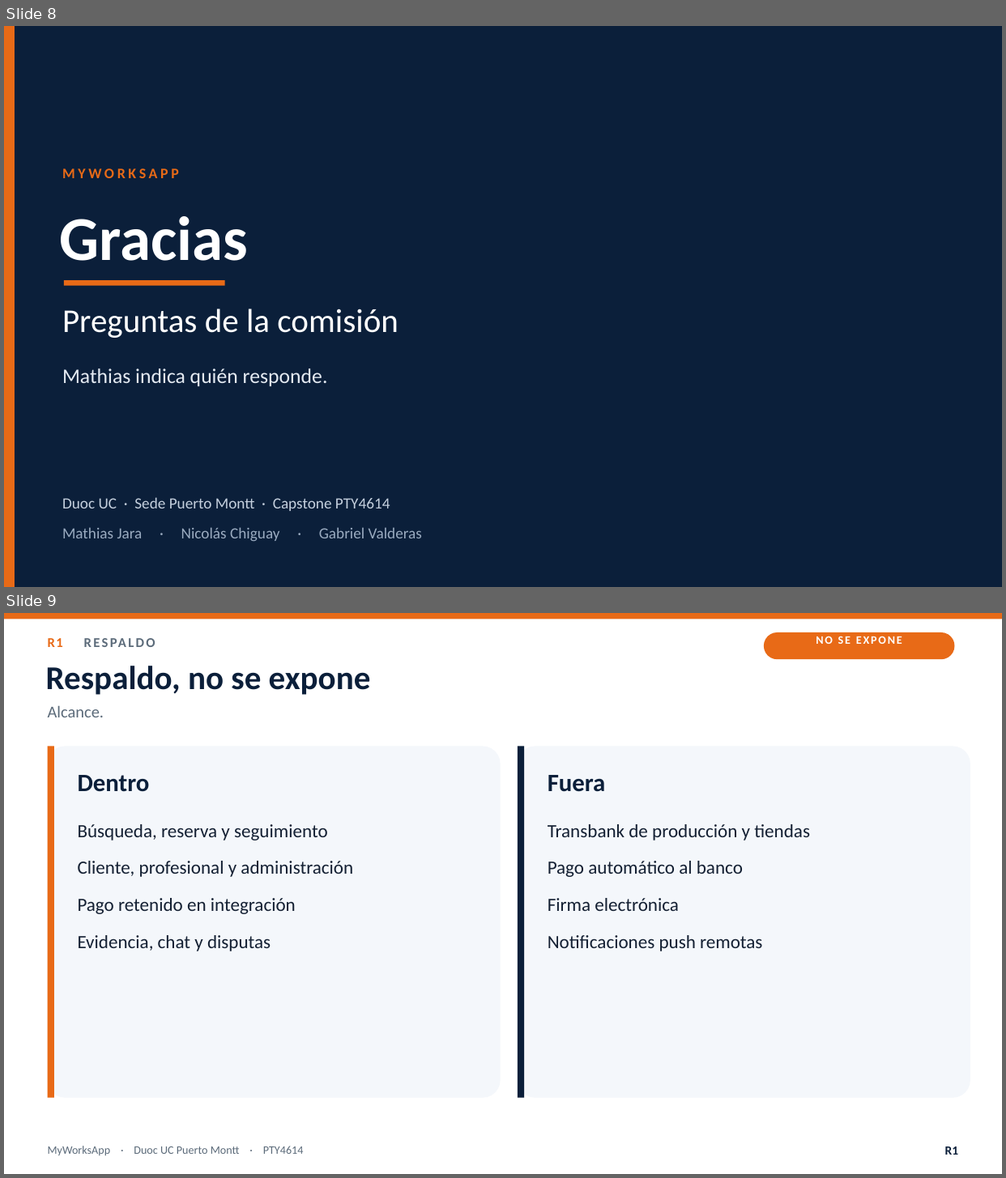
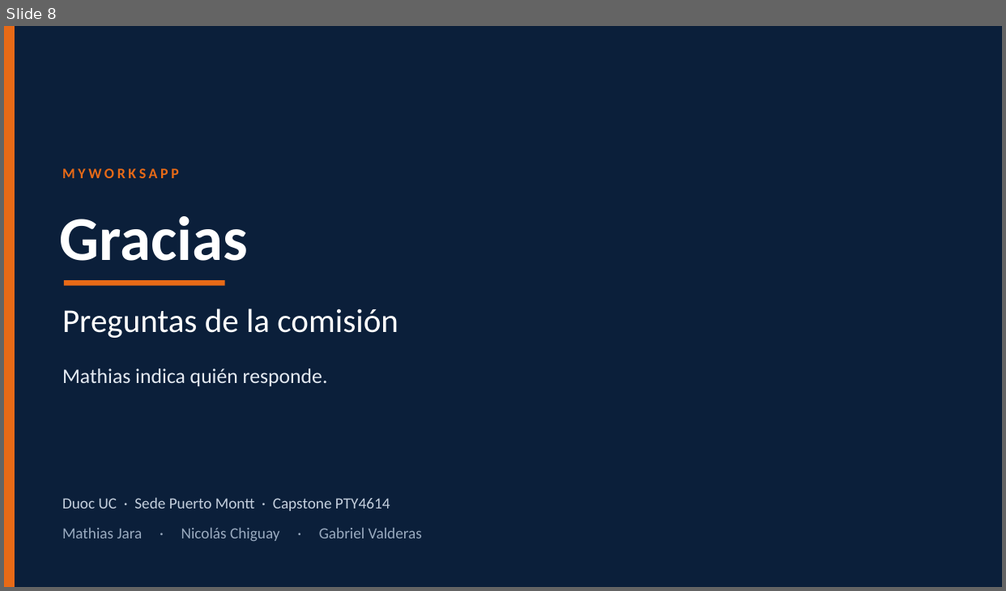
Before and after one commit to MathiasAlejandr0/MyWorksAppProyect, a slide deck: Fase 2/Presentacion_final_MyWorksApp.pptx. Shown one above the other, each under a label of ours: slides 8 and 9 before the commit, slide 8 after it. The pictures are 1006x1178 and 1006x591 pixels, drawn with LibreOffice and Linux fonts; fonts in the diff are those of the drawing. Boxes give left, top, right and bottom in pixels: in the first picture for what was removed or moved away, otherwise in the second. Text is boxed around its words. In the diff, an @@ line names an element or a change of style, - is before the commit and + after.

```diff
--- a/Fase 2/Presentacion_final_MyWorksApp.pptx
+++ b/Fase 2/Presentacion_final_MyWorksApp.pptx
@@ slide 9 removed at (4, 613, 1002, 1174), background #FFFFFF @@
@@ rectangle removed at (4, 613, 1002, 619) @@
@@ rounded rectangle removed at (764, 632, 955, 659) @@
@@ text removed at (816, 636, 902, 644) @@
-NO SE EXPONE
@@ text removed at (48, 638, 63, 647) @@
-R1 RESPALDO
@@ text removed at (46, 666, 371, 695) @@
-Respaldo, no se expone
@@ text removed at (48, 705, 104, 717) @@
-Alcance.
@@ rounded rectangle removed at (48, 747, 501, 1098) @@
@@ rectangle removed at (48, 747, 54, 1098) @@
@@ rounded rectangle removed at (518, 747, 970, 1098) @@
@@ rectangle removed at (518, 747, 524, 1098) @@
@@ text removed at (78, 775, 150, 792) @@
-Dentro
@@ text removed at (548, 775, 606, 792) @@
-Fuera
@@ text removed at (78, 824, 353, 952) @@
-Búsqueda, reserva y seguimiento
-Cliente, profesional y administración
-Pago retenido en integración
-Evidencia, chat y disputas
@@ text removed at (548, 824, 810, 952) @@
-Transbank de producción y tiendas
-Pago automático al banco
-Firma electrónica
-Notificaciones push remotas
@@ text removed at (48, 1146, 304, 1157) @@
-MyWorksApp · Duoc UC Puerto Montt · PTY4614
@@ text removed at (945, 1147, 958, 1155) @@
-R1
```
Also in this commit, not shown: 1 other slide removed, 3 other files.
